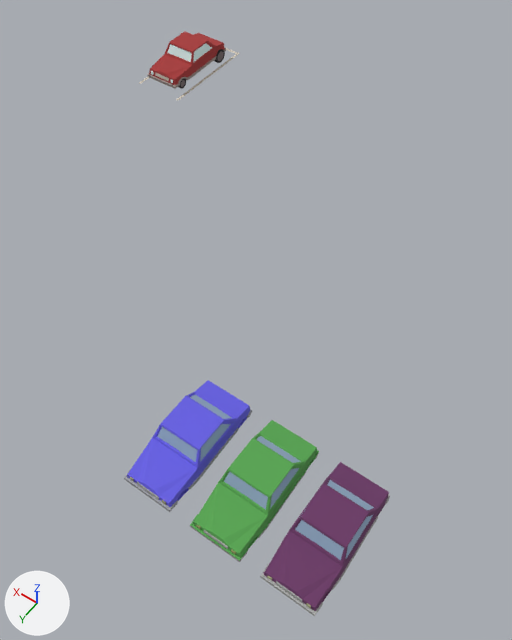
Before and after pictures for a commit that changed the Blender file Assets/_Game/assets.blend.
Camera for both pictures: a 50 mm lens placed at (-20.04, 19.32, 16.3), pointed at (-12.13, 8.24, -1.11). Every picture has the same lights, and +X, +Y and +Z are marked at lower left. The older version comes first.

Objects in the first picture: 'Car01', 'Car02', 'Car03', 'Car04' and 3 more.
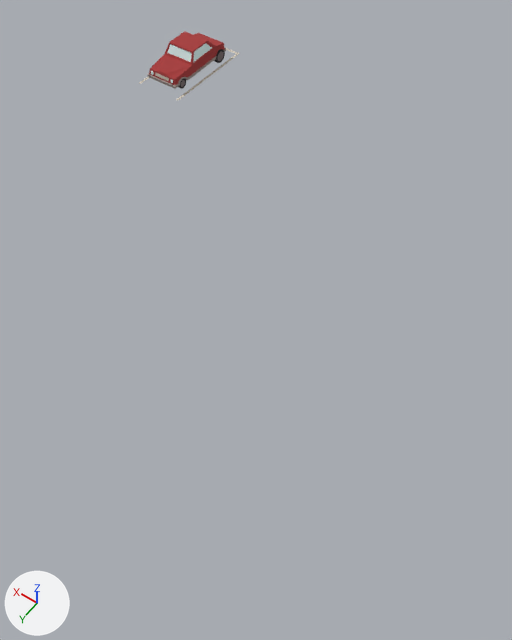
Commit message: remove old cars from blender assets

Where the change shows, as pixel boxes [x1, y1, x2, y2] in the pictures (512 x 640 px):
'Car04', deleted (purple)
    before: [260, 462, 390, 616]
'Car03', deleted (green)
    before: [190, 420, 319, 562]
'Car02', deleted (blue)
    before: [124, 380, 252, 512]

Edits to the bpy script that builds the scene:
```text
Remove ob_car04:
    ob_car04 = bpy.data.objects.new('Car04', me_car04)
    ob_car04.location = (-17.85, 13.35, 0.0)
    ob_car04.rotation_euler = (-4.712, 0.0, 0.0)  # degrees (-270, 0, 0)
    ob_car04.scale = (1.0, 1.0, 1.02)
Remove ob_car03:
    ob_car03 = bpy.data.objects.new('Car03', me_car03)
    ob_car03.location = (-15.9, 13.35, 0.0)
    ob_car03.rotation_euler = (-4.712, 0.0, 0.0)  # degrees (-270, 0, 0)
    ob_car03.scale = (1.0, 1.0, 1.02)
Remove ob_car02:
    ob_car02 = bpy.data.objects.new('Car02', me_car02)
    ob_car02.location = (-13.92, 13.35, 0.0)
    ob_car02.rotation_euler = (-4.712, 0.0, 0.0)  # degrees (-270, 0, 0)
    ob_car02.scale = (1.0, 1.0, 1.02)
```
